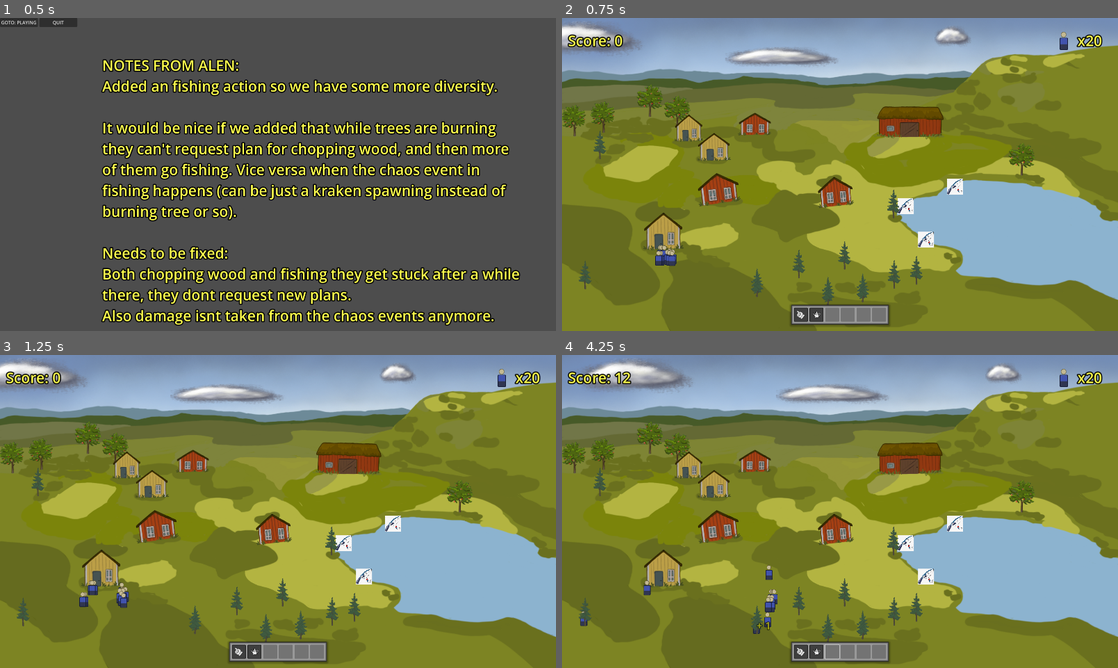
Above: before the commit, frames 1-4 (two rows, left to right).
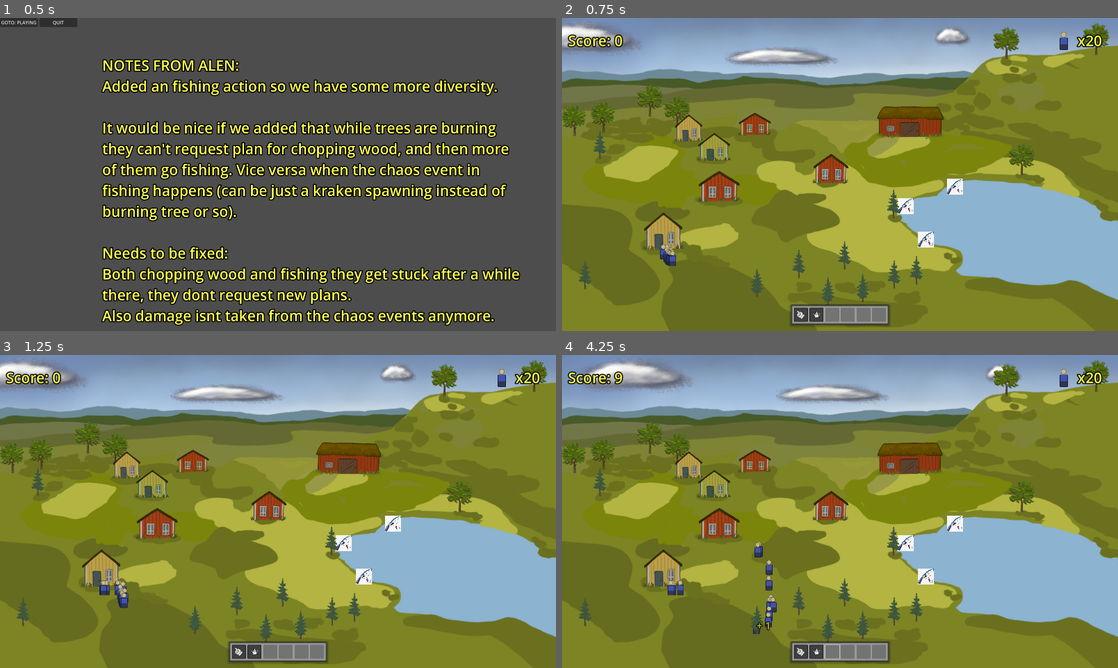
Above: after the commit, the same moments.

Repository: arget4me/cosyville
Game: Godot game, scene res://Scenes/main_scene.tscn
Two runs of this game, one before a commit and one after it. Both use one fixed random seed, a clock stepped at 60 frames per second and the inputs below.
Inputs (mouse positions are in pixels of both pictures, inside the frame that each line leads up to):
- Up to frame 1 (0.5 s): no input
- Up to frame 2 (0.75 s): click "GOTO: PLAYING" at 0.5 s
- Up to frame 3 (1.25 s): no input
- Up to frame 4 (4.25 s): click (801, 652) at 1.25 s; move the mouse to (756, 621) at 2.02 s; press the mouse at (756, 621) at 2.03 s; hold Right (ui_right) 2.03-2.78 s; move the mouse to (828, 630) at 2.77 s; release the mouse at (828, 630) at 2.78 s; hold Down (ui_down) 2.78-3.53 s; click (828, 630) at 2.85 s; move the mouse to (845, 592) at 3.52 s; press the mouse at (845, 592) at 3.53 s; hold Right (ui_right) from 3.53 s (still down)

Frame 1 is identical in both runs. In frame 2, 1.9% of the frame differs, in the area x 16-99%, y 1-80%; in frame 3, 2.1%; in frame 4, 2.4%, in the area x 3-99%, y 1-90%.

Commit message:
Fix houses

Diff:
--- a/Scenes/cosy_village_clicking_example.tscn
+++ b/Scenes/cosy_village_clicking_example.tscn
@@ -79,20 +79,23 @@
 position = Vector2(1200, 420)
 
 [node name="House_Red" parent="YSORT" instance=ExtResource("7_af8d8")]
+modulate = Color(1, 0.973951, 0.778528, 1)
 position = Vector2(666, 412)
 
 [node name="House_Red2" parent="YSORT" instance=ExtResource("7_af8d8")]
-position = Vector2(949, 659)
-rotation = -0.0929171
+position = Vector2(927, 580)
+rotation = 0.0267989
 scale = Vector2(1.08, 1.32)
 
 [node name="House_Red3" parent="YSORT" instance=ExtResource("7_af8d8")]
-position = Vector2(547, 650)
-rotation = -0.125418
+position = Vector2(542, 643)
+rotation = 0.00237654
 scale = Vector2(1.27349, 1.3697)
 
 [node name="House_Yellow" parent="YSORT" instance=ExtResource("8_dkhfv")]
+modulate = Color(0.869596, 1, 0.853961, 1)
 position = Vector2(526, 499)
+rotation = 0.0123185
 
 [node name="House_Yellow2" parent="YSORT" instance=ExtResource("8_dkhfv")]
 position = Vector2(351, 807)
@@ -116,3 +119,9 @@
 
 [node name="FireTree_Apples7" parent="YSORT" instance=ExtResource("9_lrgvo")]
 position = Vector2(1590, 544)
+
+[node name="FireTree_Apples8" parent="YSORT" instance=ExtResource("9_lrgvo")]
+position = Vector2(1537, 143)
+
+[node name="FireTree_Apples9" parent="YSORT" instance=ExtResource("9_lrgvo")]
+position = Vector2(1847, 129)
